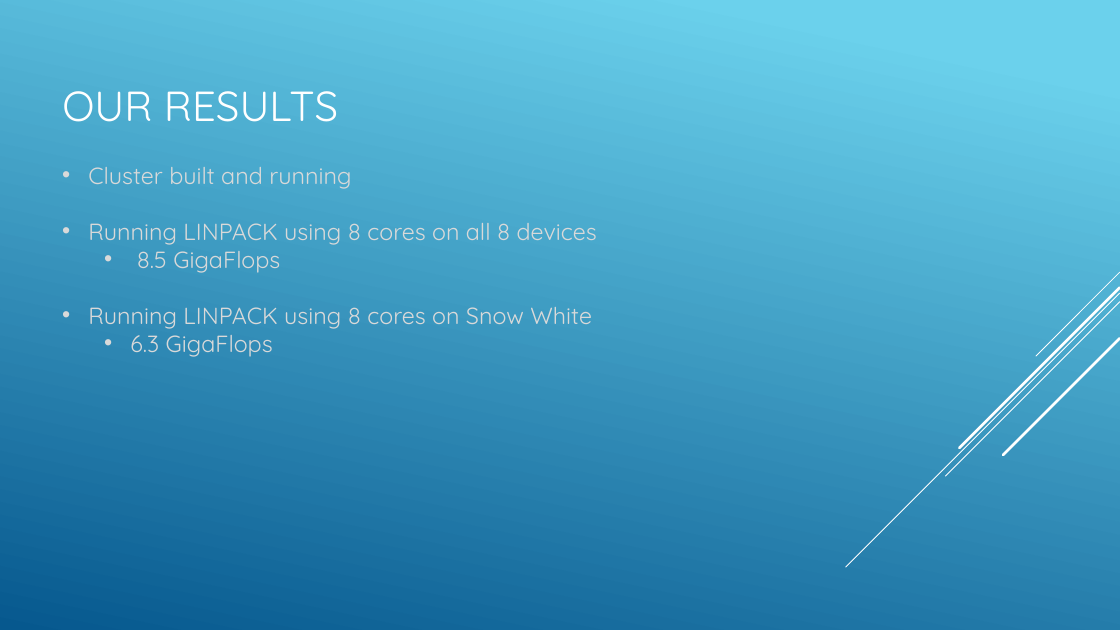
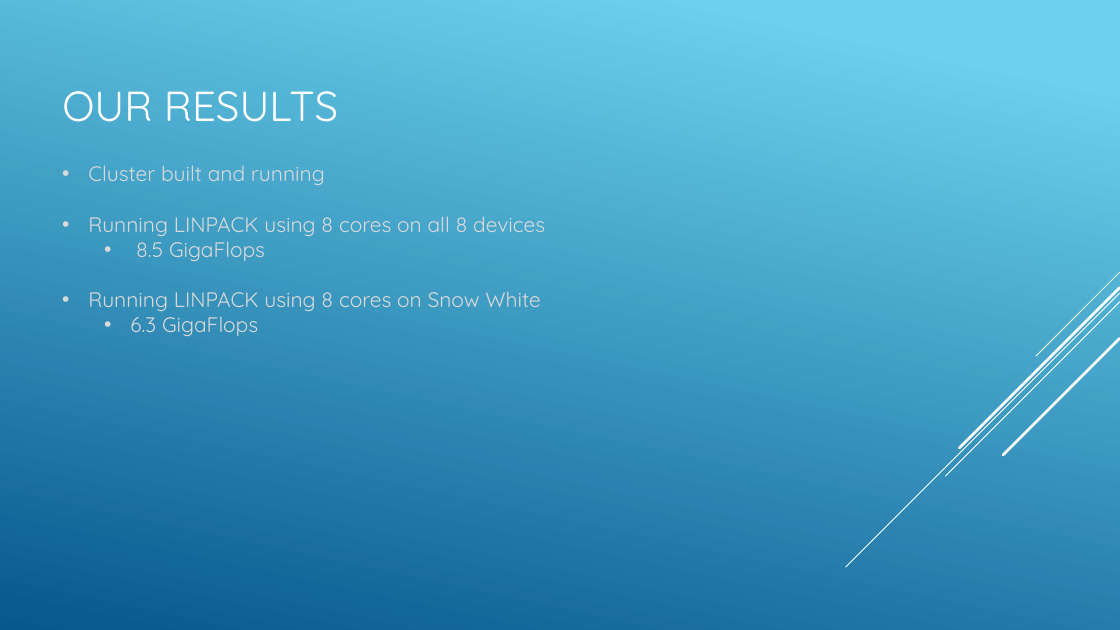
Before and after one commit to SDSMT-CSC464-F15/arm, a slide deck: slide 10 of Documents/ClientPresent2.pptx. Drawn at 1120x630 pixels with LibreOffice and Linux fonts; fonts in the diff are those of the drawing. Boxes give left, top, right and bottom in pixels: in the first picture for what was removed or moved away, otherwise in the second. Text is boxed around its words. In the diff, an @@ line names an element or a change of style, - is before the commit and + after.

```diff
--- a/Documents/ClientPresent2.pptx
+++ b/Documents/ClientPresent2.pptx
@@ text "Cluster built and running" at (x1=88, y1=165, x2=545, y2=336): size 20 to 18 pt @@
```
Also in this commit, not shown: 10 other slides changed.
